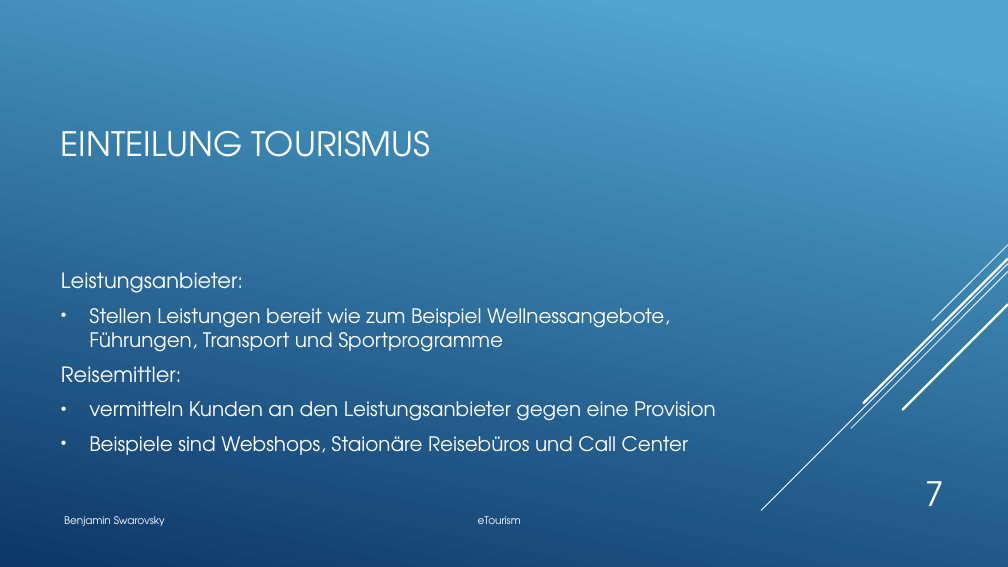
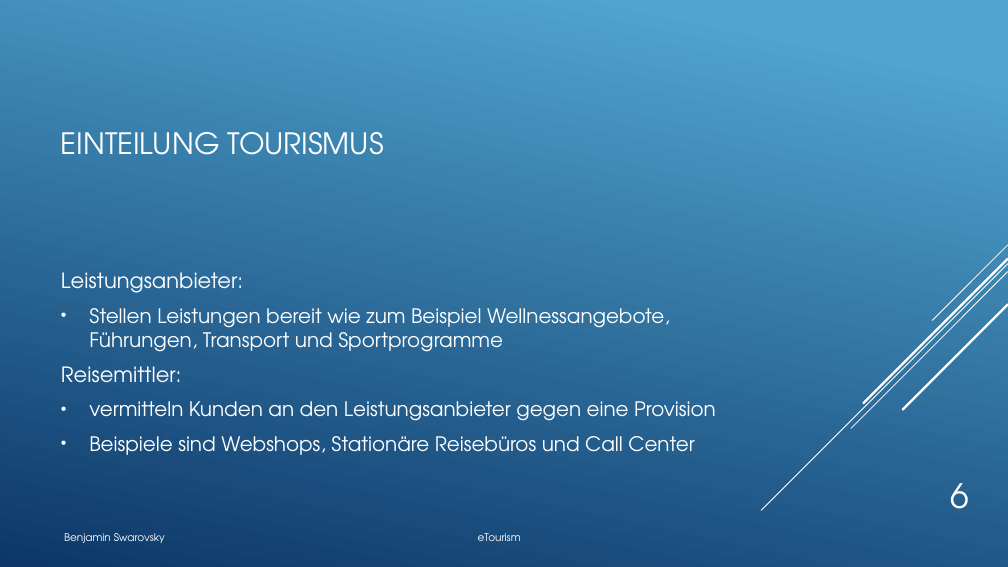
Before and after one commit to BenjaminS01/eTourism, a slide deck: slide 6 of Etourism.pptx (slide 7 before the commit). Drawn at 1008x567 pixels with LibreOffice and Linux fonts; fonts in the diff are those of the drawing. Boxes give left, top, right and bottom in pixels: in the first picture for what was removed or moved away, otherwise in the second. Text is boxed around its words. In the diff, an @@ line names an element or a change of style, - is before the commit and + after.

```diff
--- a/Etourism.pptx
+++ b/Etourism.pptx
@@ title "EINTEILUNG TOURISMUS" at (61,132,384,155): size 32 to 28 pt @@
@@ text at (89,436,694,455): text changed @@
-• Beispiele sind Webshops, Staionäre Reisebüros und Call Center
+• Beispiele sind Webshops, Stationäre Reisebüros und Call Center
@@ page number at (950,483,969,509): text changed @@
-7
+6
@@ text "Benjamin Swarovsky eTourism": place and size @@
-text "Benjamin Swarovsky eTourism" at (64,516,521,526)
+text "Benjamin Swarovsky eTourism" at (64,533,521,543)
```
Also in this commit, not shown: 18 other slides changed, 1 slide added, 1 slide removed.
